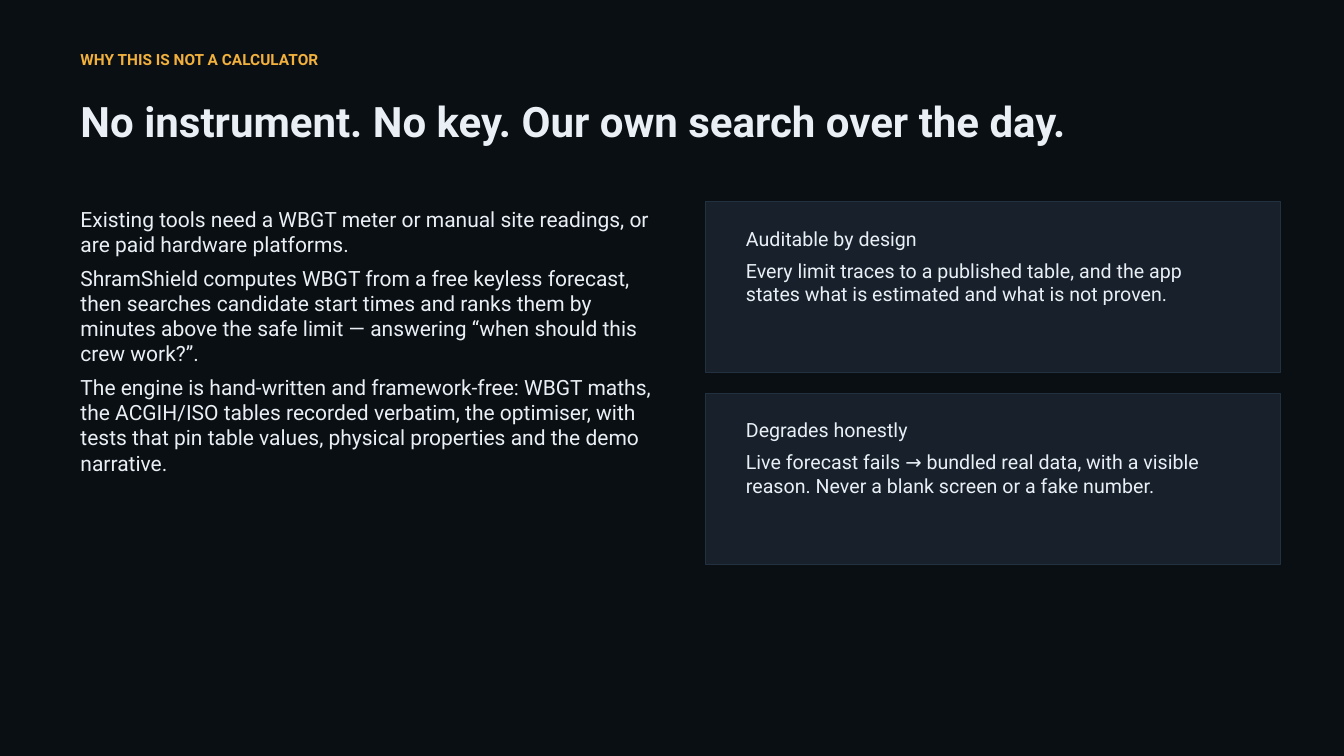
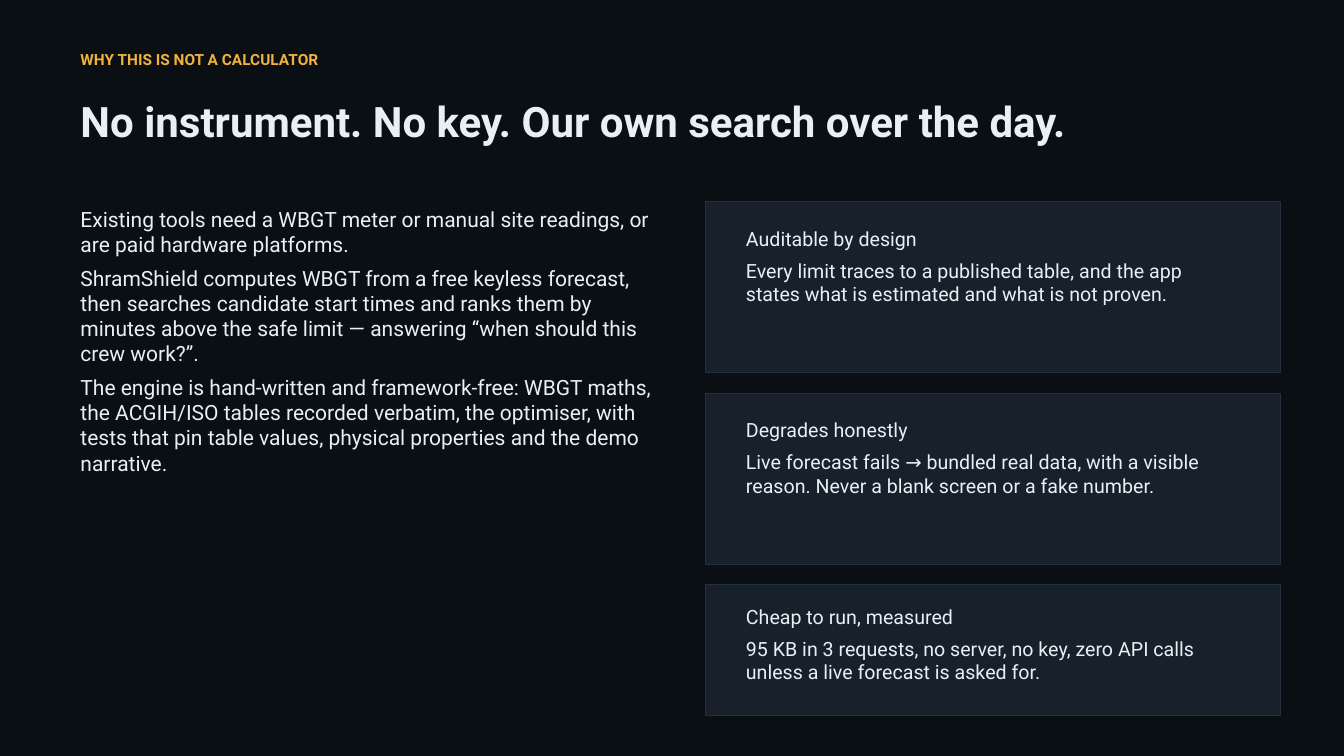
Before and after one commit to sgoel2be24-cyber/shramshield, a slide deck: slide 5 of deck/ShramShield-HACKDAY-1.0.pptx. Drawn at 1344x756 pixels with LibreOffice and Linux fonts; fonts in the diff are those of the drawing. Boxes give left, top, right and bottom in pixels: in the first picture for what was removed or moved away, otherwise in the second. Text is boxed around its words. In the diff, an @@ line names an element or a change of style, - is before the commit and + after.

```diff
--- a/deck/ShramShield-HACKDAY-1.0.pptx
+++ b/deck/ShramShield-HACKDAY-1.0.pptx
@@ rectangle added at [706,585,1280,716], fill #17202B, outline #22303F 0.75 pt @@
@@ text added at [746,609,1194,679], 14 pt, text #E9EFF5 @@
+Cheap to run, measured
+95 KB in 3 requests, no server, no key, zero API calls unless a live forecast is asked for.
```
Also in this commit, not shown: 4 other files.
